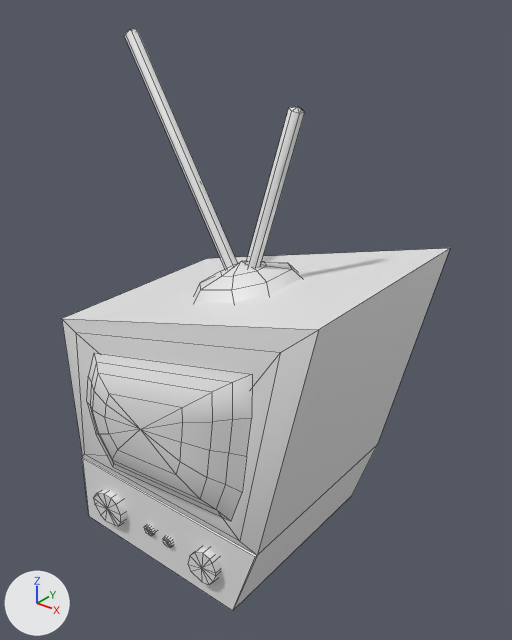
Two versions of the FBX model Assets/Models/Environment/tv/TV 1.fbx, one commit apart.
Rendered twice from a 50 mm lens placed at (0.931, -1.087, 1.856), pointed at (0.059, 0.004, 1.18). The axes (+X, +Y, +Z) are drawn at lower left. The lights are the same throughout. The older version comes first. Mesh edges are drawn as thin lines. Where no turn or scale is listed for an object, it has been applied to the vertices.

Objects in the first picture: 'TV'.
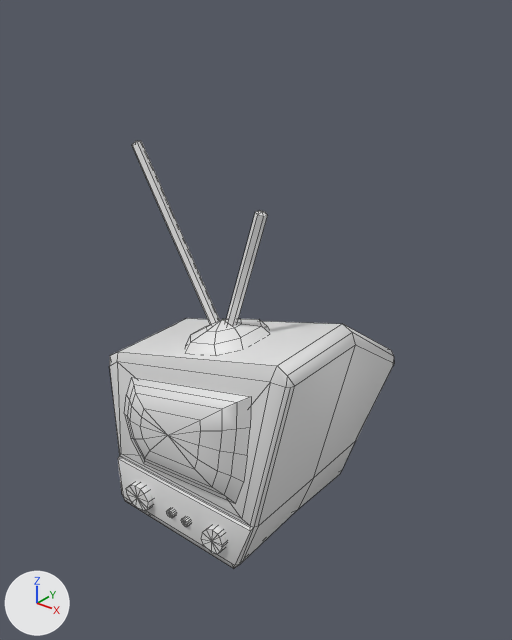
Edits to the scene script, one JSON object a line:
```json
{"block": "me_cube_004", "where": "# used by ob_tv; location = (0.006, 0.14, 0.928)"}
{"op": "remove", "block": "me_cube_004", "code": "me_cube_004.from_pydata(...)  # 214 vertices, 204 faces; spans x -0.311..0.373, y -0.447..0.103, z -0.317..0.829"}
{"op": "add", "block": "me_cube_004", "code": "me_cube_004.from_pydata(...)  # 336 vertices, 326 faces; spans x -0.244..0.283, y -0.352..0.158, z -0.25..0.653"}
{"block": "me_cube_004", "change": "me_cube_004 part 1: the loose piece of 25 vertices spanning x -0.245..-0.144, y -0.402..-0.374, z -0.271..-0.187 is scaled about its middle by 0.788, then moved by (0.041, 0.077, 0.049)"}
{"block": "me_cube_004", "change": "me_cube_004 part 2: the loose piece of 25 vertices spanning x 0.072..0.155, y -0.402..-0.374, z -0.268..-0.181 is scaled about its middle by 0.788, then moved by (-0.024, 0.077, 0.048)"}
{"block": "me_cube_004", "change": "me_cube_004 part 3: the loose piece of 25 vertices spanning x -0.076..-0.047, y -0.392..-0.374, z -0.24..-0.216 is scaled about its middle by 0.788, then moved by (0.013, 0.076, 0.048)"}
{"block": "me_cube_004", "change": "me_cube_004 part 4: the loose piece of 25 vertices spanning x -0.015..0.013, y -0.392..-0.374, z -0.24..-0.216 is scaled about its middle by 0.788, then moved by (0.0, 0.076, 0.048)"}
{"block": "me_cube_004", "change": "me_cube_004 part 5: the loose piece of 25 vertices spanning x -0.065..0.143, y -0.256..-0.041, z 0.3..0.385 is scaled about its middle by 0.788, then moved by (-0.008, -0.037, -0.073)"}
{"block": "me_cube_004", "change": "me_cube_004 part 6: the loose piece of 13 vertices spanning x -0.282..0.015, y -0.164..-0.133, z 0.346..0.829 is scaled about its middle by 0.788, then moved by (0.028, -0.037, -0.125)"}
{"block": "me_cube_004", "change": "me_cube_004 part 7: the loose piece of 13 vertices spanning x 0.03..0.17, y -0.164..-0.133, z 0.344..0.716 is scaled about its middle by 0.788, then moved by (-0.021, -0.037, -0.112)"}
{"block": "me_cube_004", "change": "me_cube_004 part 8: the loose piece of 41 vertices spanning x -0.239..0.248, y -0.447..-0.39, z -0.098..0.301 is scaled about the mesh origin by 0.788"}
{"block": "me_cube_004", "change": "me_cube_004 part 9: the loose piece of 22 vertices spanning x -0.311..0.373, y -0.39..0.103, z -0.317..0.423 is rebuilt with 104 vertices and now spans x -0.244..0.283, y -0.309..0.131, z -0.25..0.321"}
{"block": "me_cube_004", "change": "other edits to the shape of me_cube_004 do not show in these pictures"}
{"op": "set", "path": "ob_tv.location", "old": "(0.006, 0.14, 0.928)", "new": "(0.0, 0.125, 0.89)"}
```

Pixel boxes [x1, y1, x2, y2] of what changed, in the pictures (512 x 640 px; the box of a moved part takes in the faces that stretch with it):
```json
{"object": "TV", "change": "reshaped, moved", "before": [62, 29, 450, 611], "after": [109, 141, 394, 569], "on screen": "26% narrower, 26% shorter"}
{"part": 1, "of": "me_cube_004", "change": "moved or reshaped", "before": [93, 490, 127, 526], "after": [126, 482, 153, 511]}
{"part": 2, "of": "me_cube_004", "change": "moved or reshaped", "before": [188, 548, 221, 585], "after": [201, 526, 226, 554]}
{"part": 3, "of": "me_cube_004", "change": "moved or reshaped", "before": [144, 524, 155, 536], "after": [166, 509, 175, 518]}
{"part": 4, "of": "me_cube_004", "change": "moved or reshaped", "before": [163, 535, 174, 548], "after": [181, 517, 190, 527]}
{"part": 5, "of": "me_cube_004", "change": "moved or reshaped", "before": [195, 261, 301, 303], "after": [186, 319, 269, 354]}
{"part": 6, "of": "me_cube_004", "change": "moved or reshaped", "before": [124, 29, 237, 269], "after": [132, 141, 219, 325]}
{"part": 7, "of": "me_cube_004", "change": "moved or reshaped", "before": [246, 107, 305, 268], "after": [225, 210, 268, 325]}
{"part": 8, "of": "me_cube_004", "change": "moved or reshaped", "before": [87, 353, 252, 521], "after": [124, 377, 251, 504]}
{"part": 9, "of": "me_cube_004", "change": "rebuilt", "before": [62, 248, 450, 611], "after": [109, 318, 394, 569], "on screen": "26% narrower, 31% shorter"}
```
